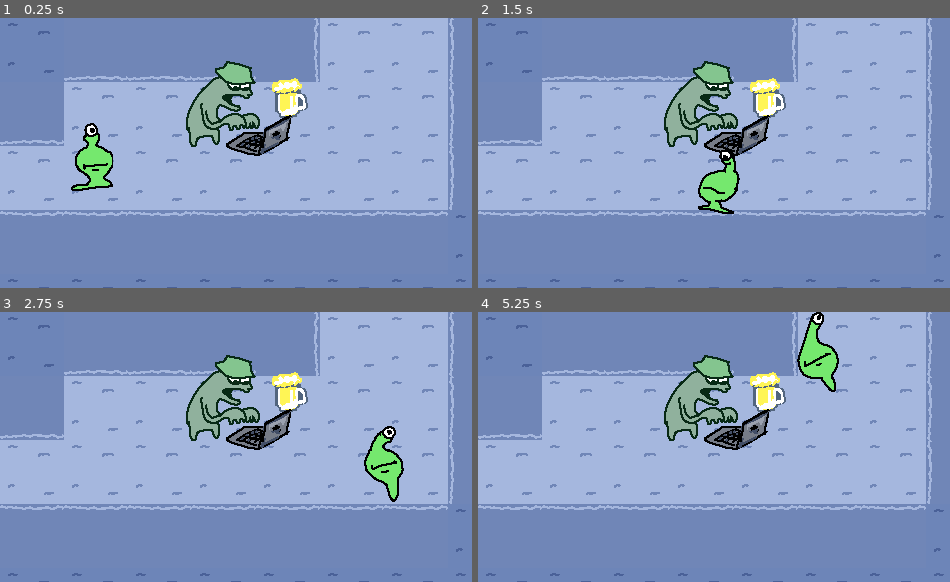
Above: before the commit, frames 1-4 (two rows, left to right).
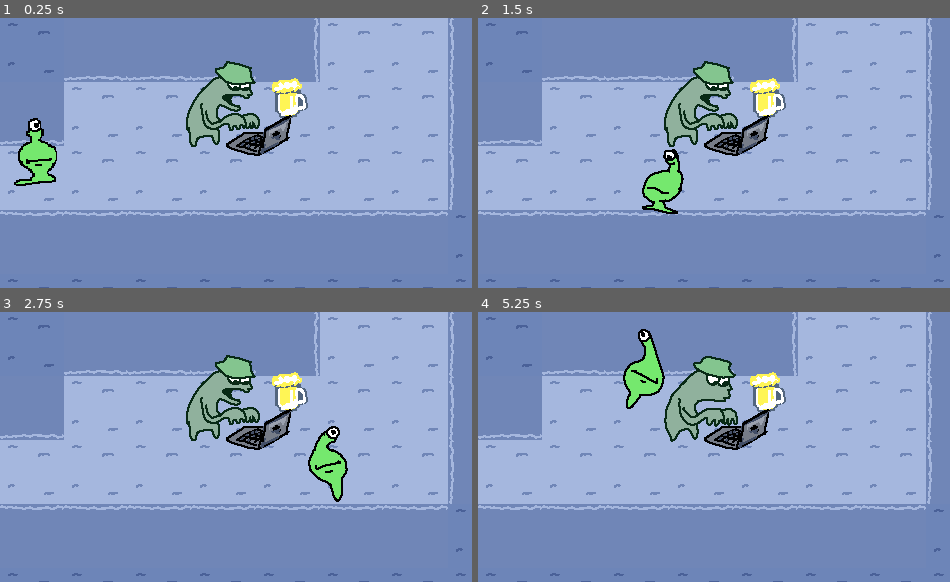
Above: after the commit, the same moments.

Repository: hryspider/GGJ-Committee-Team26
Game: Godot game, scene res://rooms/office_entrance.tscn
The game is run twice, just before and just after one commit, with the same random seed, the same clock (stepped at 60 frames per second) and the same inputs. This scene is started directly instead of the project's main scene.
Inputs (mouse positions are in pixels of both pictures, inside the frame that each line leads up to):
- Up to frame 1 (0.25 s): no input
- Up to frame 2 (1.5 s): tap Enter at 0.5 s; move the mouse to (822, 139) at 0.52 s; hold D (right) 0.53-1.28 s; click (822, 139) at 0.6 s; move the mouse to (624, 166) at 1.27 s; hold S (down) from 1.28 s (still down); tap Q (dictionary) at 1.35 s
- Up to frame 3 (2.75 s): move the mouse to (287, 387) at 2.02 s; release S (down) at 2.03 s; hold D (right) from 2.03 s (still down); tap E (interact) at 2.1 s
- Up to frame 4 (5.25 s): move the mouse to (695, 501) at 2.77 s; release D (right) at 2.78 s; hold W (up) 2.78-3.53 s; click (695, 501) at 2.85 s; move the mouse to (860, 487) at 3.52 s; hold A (left) 3.53-5.03 s; tap Q (dictionary) at 3.6 s; move the mouse to (572, 406) at 4.27 s; tap E (interact) at 4.35 s; move the mouse to (742, 447) at 5.02 s; hold S (down) from 5.03 s (still down); click (742, 447) at 5.1 s

The runs differ from the first frame. In frame 1, 2.6% of the frame differs, in the area x 2-24%, y 37-65%; in frame 2, 2.5%; in frame 3, 2.6%; in frame 4, 3.8%, in the area x 30-77%, y 0-49%.

Commit message:
office audio

Diff:
--- a/rooms/office_entrance.tscn
+++ b/rooms/office_entrance.tscn
@@ -2,10 +2,11 @@
 
 [ext_resource type="Texture2D" uid="uid://mhd5ljpdtudt" path="res://images/officetiles.png" id="1_buiua"]
 [ext_resource type="Texture2D" uid="uid://cnosc0bktjcoj" path="res://images/beer.png" id="2_7svm4"]
-[ext_resource type="PackedScene" uid="uid://uqyc7ltu8uf1" path="res://objects/npc.tscn" id="3_jrkp6"]
+[ext_resource type="PackedScene" uid="uid://dhberchskwb4i" path="res://objects/npc.tscn" id="3_jrkp6"]
 [ext_resource type="Texture2D" uid="uid://xsgrjw4wxd6q" path="res://images/stark.png" id="4_daa5c"]
 [ext_resource type="Texture2D" uid="uid://bu0u30sdphnfi" path="res://images/laptop.png" id="5_jrkp6"]
 [ext_resource type="PackedScene" uid="uid://bf44lvopd5hap" path="res://objects/glorp.tscn" id="6_daa5c"]
+[ext_resource type="AudioStream" uid="uid://dkae7lct54kbo" path="res://audio/sfx/14857__lg__office02.ogg" id="7_daa5c"]
 
 [sub_resource type="TileSetAtlasSource" id="TileSetAtlasSource_r2o6t"]
 texture = ExtResource("1_buiua")
@@ -119,4 +120,8 @@
 texture = ExtResource("5_jrkp6")
 
 [node name="Glorp" parent="." unique_id=26475291 instance=ExtResource("6_daa5c")]
-position = Vector2(91, 128)
+position = Vector2(35, 123)
+
+[node name="AudioStreamPlayer" type="AudioStreamPlayer" parent="." unique_id=328736916]
+stream = ExtResource("7_daa5c")
+autoplay = true
Not shown, added: audio/sfx/14857__lg__office02.ogg.import
Not shown, added: credits.txt
Not shown, added: audio/sfx/14857__lg__office02.ogg
